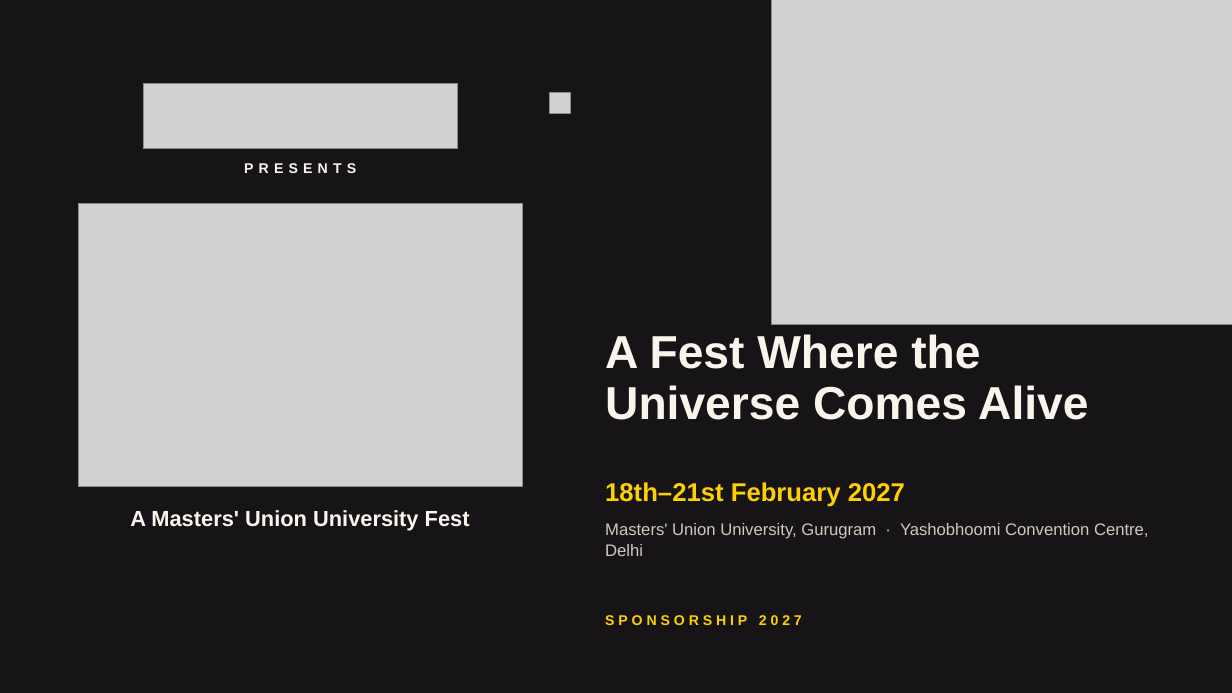
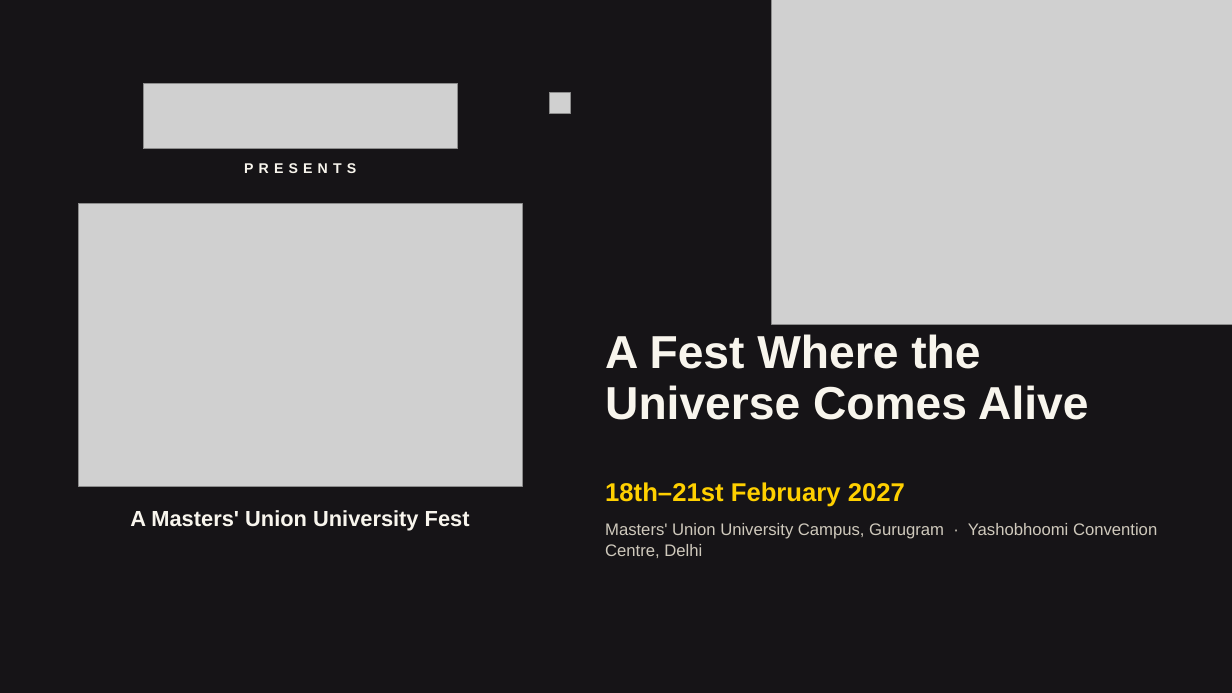
Before and after one commit to adityamittal2103/milkywayspons, a slide deck: slide 1 of deck/Milky-Way-Sponsorship-2027.pptx. Drawn at 1232x693 pixels with LibreOffice and Linux fonts; fonts in the diff are those of the drawing; grey boxes stand for pictures; background and template pictures are left out. Boxes give left, top, right and bottom in pixels: in the first picture for what was removed or moved away, otherwise in the second. Text is boxed around its words. In the diff, an @@ line names an element or a change of style, - is before the commit and + after.

```diff
--- a/deck/Milky-Way-Sponsorship-2027.pptx
+++ b/deck/Milky-Way-Sponsorship-2027.pptx
@@ text at bbox=[605, 523, 1157, 558]: text changed @@
-Masters' Union University, Gurugram · Yashobhoomi Convention Centre, Delhi
+Masters' Union University Campus, Gurugram · Yashobhoomi Convention Centre, Delhi
@@ text removed at bbox=[605, 615, 802, 625] @@
-SPONSORSHIP 2027
```
Also in this commit, not shown: 14 other slides changed, 16 other files.
